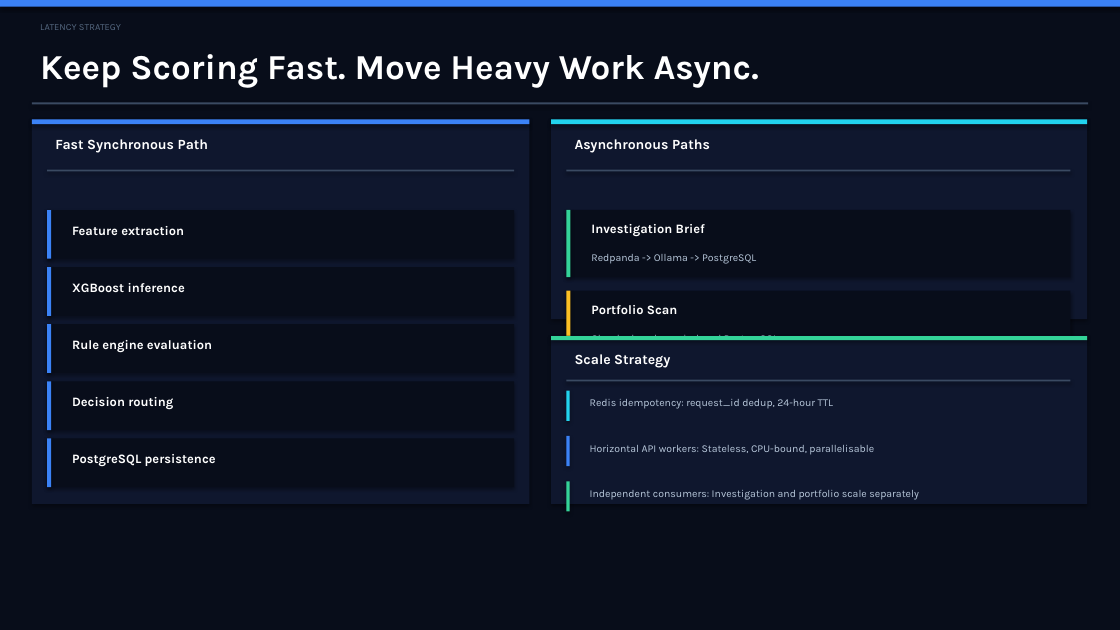
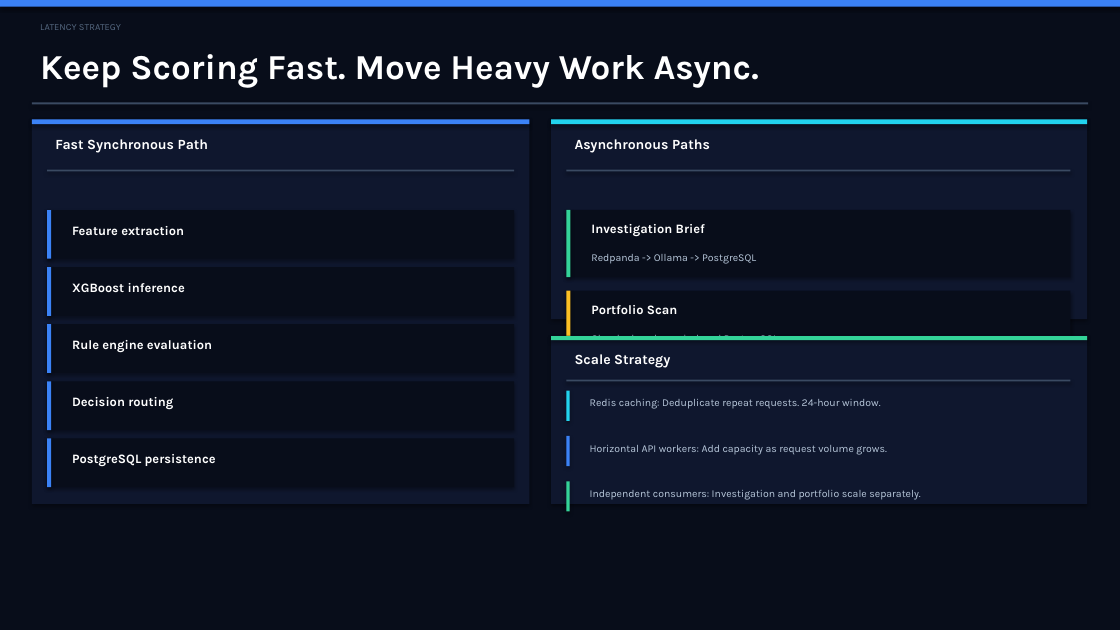
Before and after one commit to IjazKakkodDS/transaction-fraud-intelligence-console, a slide deck: slide 8 of docs/presentation/real-time-fraud-intelligence-console-executive-deck.pptx. Drawn at 1120x630 pixels with LibreOffice and Linux fonts; fonts in the diff are those of the drawing. Boxes give left, top, right and bottom in pixels: in the first picture for what was removed or moved away, otherwise in the second. Text is boxed around its words. In the diff, an @@ line names an element or a change of style, - is before the commit and + after.

```diff
--- a/docs/presentation/real-time-fraud-intelligence-console-executive-deck.pptx
+++ b/docs/presentation/real-time-fraud-intelligence-console-executive-deck.pptx
@@ text at box(590, 399, 881, 409): text changed @@
-Redis idempotency: request_id dedup, 24-hour TTL
+Redis caching: Deduplicate repeat requests. 24-hour window.
@@ text at box(590, 445, 886, 455): text changed @@
-Horizontal API workers: Stateless, CPU-bound, parallelisable
+Horizontal API workers: Add capacity as request volume grows.
```
Also in this commit, not shown: 8 other slides changed.
